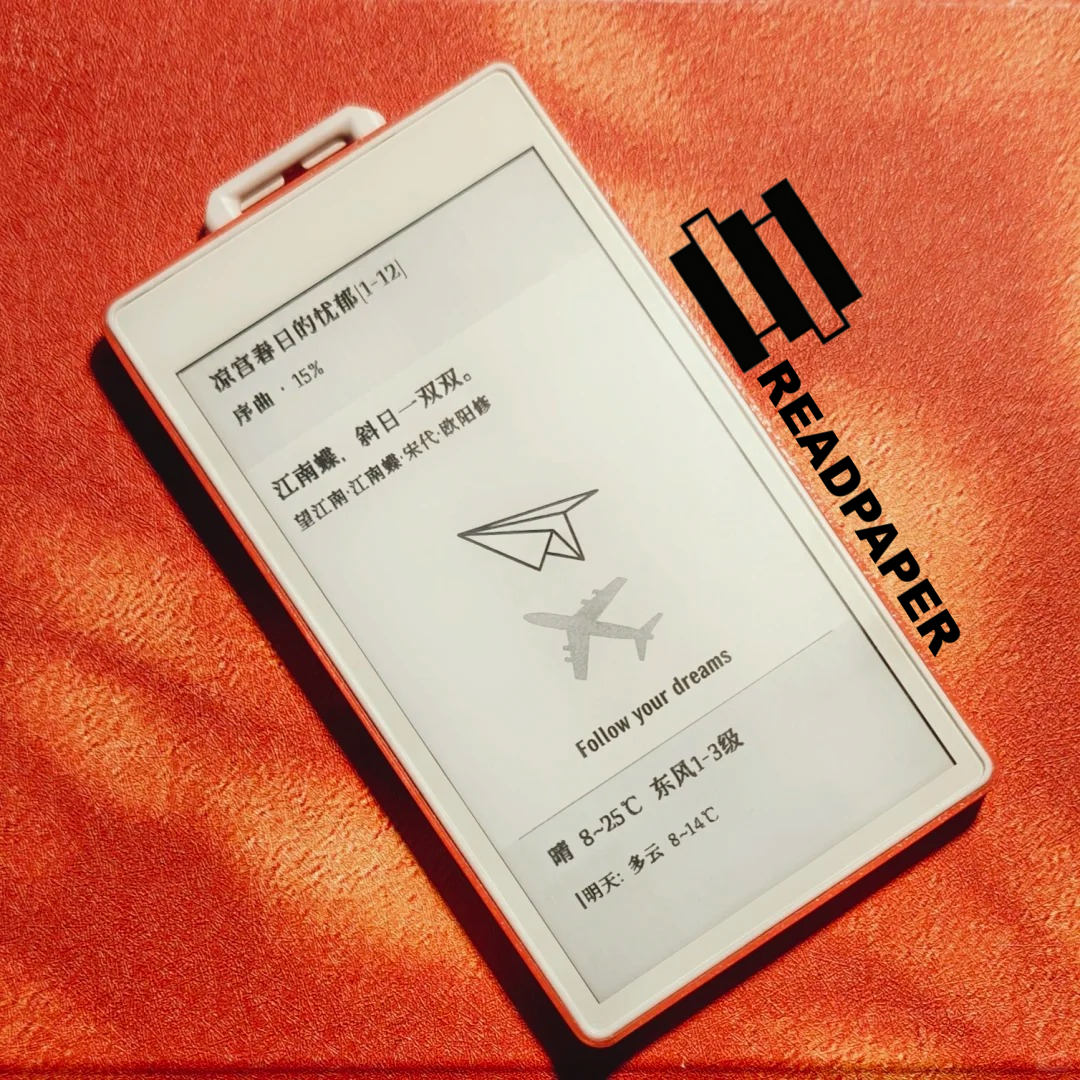
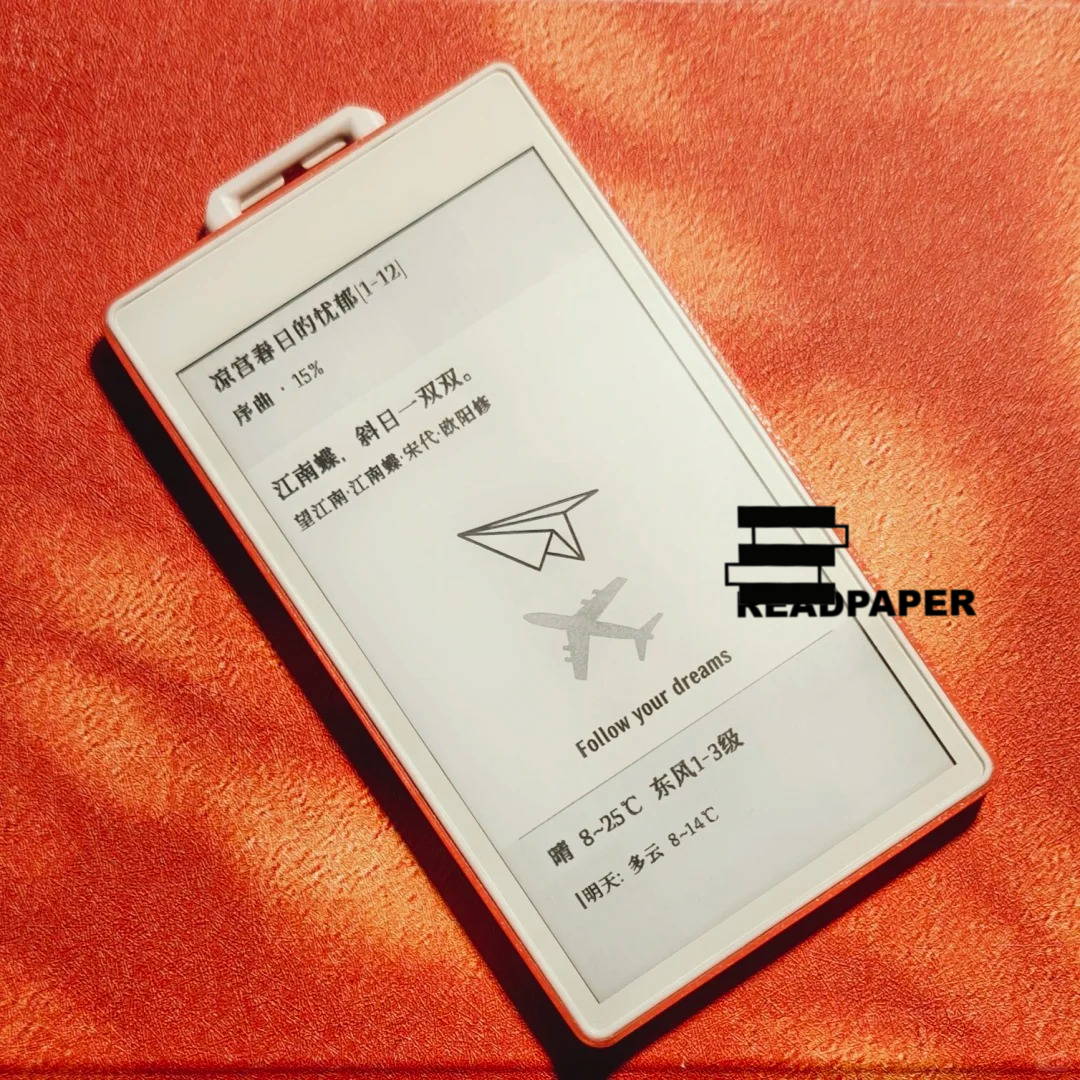
Revision of a layered 1080×1080 image; what changed, layer by layer:
painted on "Logo" over [667, 177, 864, 607]
painted on "READPAPER" over [735, 358, 978, 658]